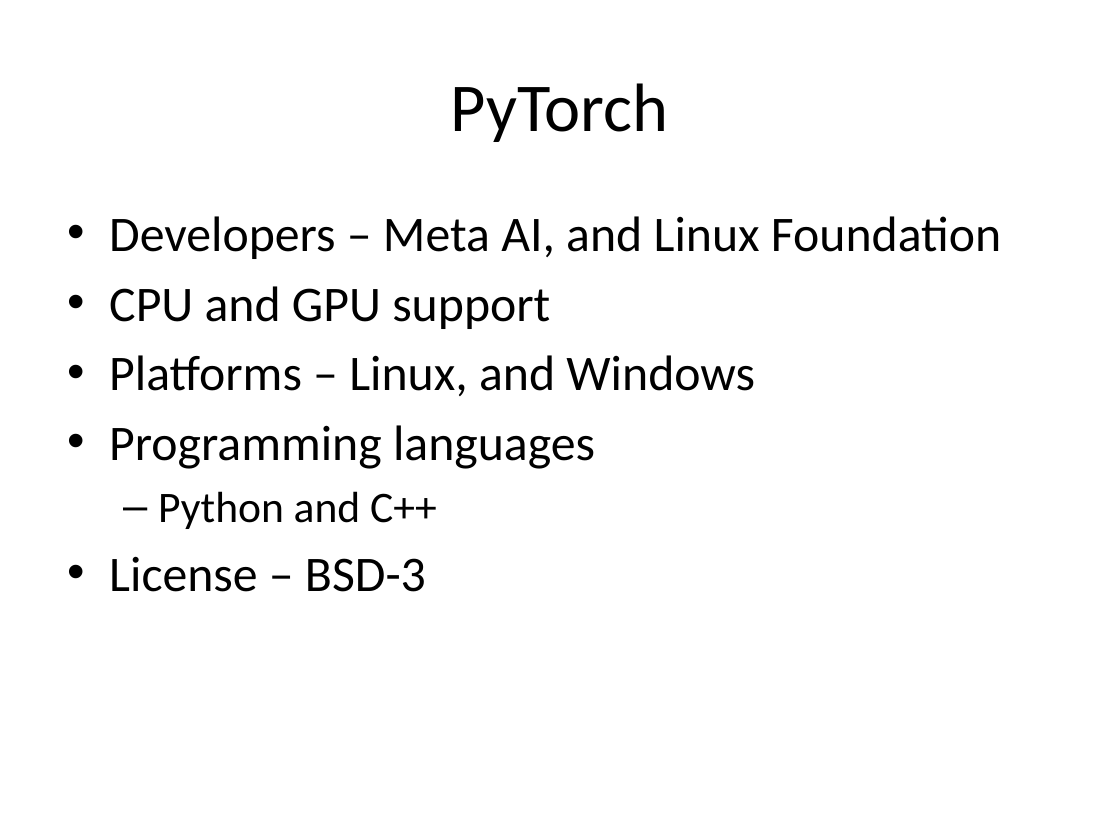
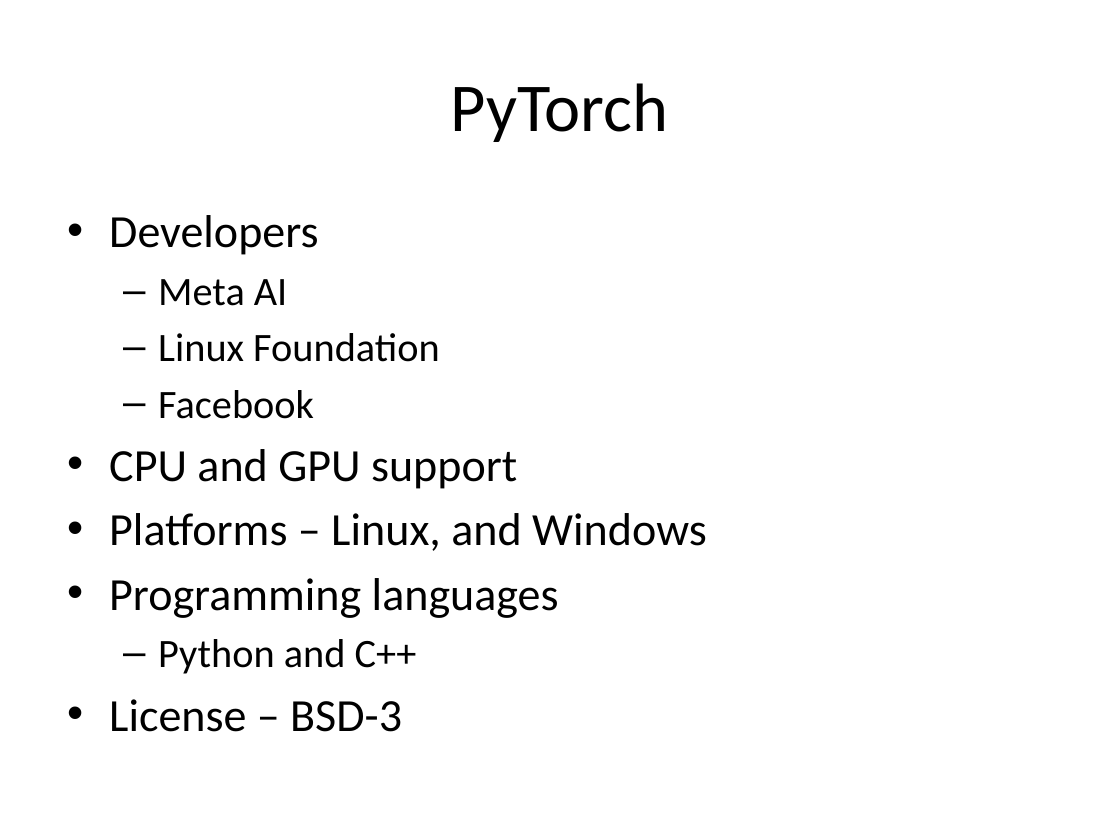
Before and after one commit to look4pritam/ArtificialIntelligence, a slide deck: slide 7 of Introduction/MachineLearningFrameworks.pptx. Drawn at 1120x840 pixels with LibreOffice and Linux fonts; fonts in the diff are those of the drawing. Boxes give left, top, right and bottom in pixels: in the first picture for what was removed or moved away, otherwise in the second. Text is boxed around its words. In the diff, an @@ line names an element or a change of style, - is before the commit and + after.

```diff
--- a/Introduction/MachineLearningFrameworks.pptx
+++ b/Introduction/MachineLearningFrameworks.pptx
@@ text at [109, 215, 440, 419]: text changed; size 32 to 25.9 pt @@
-• Developers – Meta AI, and Linux Foundation
+• Developers
+  – Meta AI
+  – Linux Foundation
+  – Facebook
@@ text at [109, 449, 707, 732]: size 32 to 29.6 pt in "CPU and GPU support", "Platforms – Linux, and Windows", "Programming languages", "License – BSD-3"; size 28 to 25.9 pt in "Python and C++" @@
```
Also in this commit, not shown: 2 other slides changed, 3 slides added, 1 slide removed.
